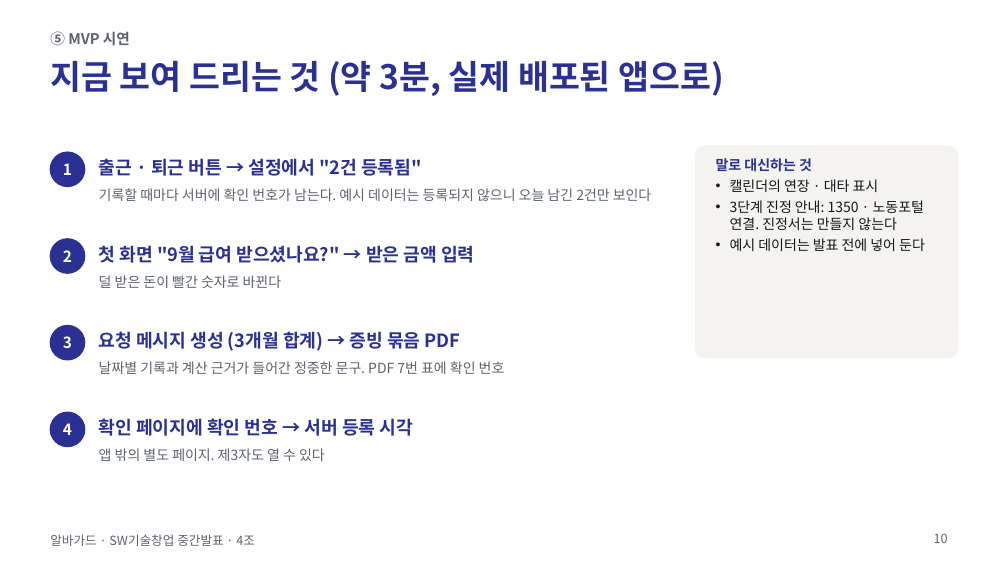
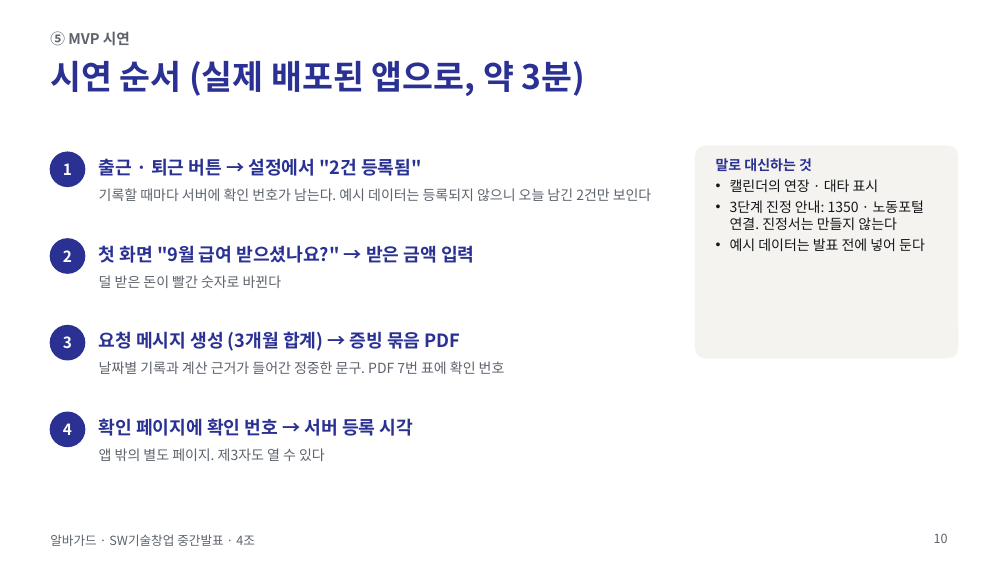
Before and after one commit to jihooni217/albaguard, a slide deck: slide 10 of docs/06_중간발표_PPT.pptx. Drawn at 1008x567 pixels with LibreOffice and Linux fonts; fonts in the diff are those of the drawing. Boxes give left, top, right and bottom in pixels: in the first picture for what was removed or moved away, otherwise in the second. Text is boxed around its words. In the diff, an @@ line names an element or a change of style, - is before the commit and + after.

```diff
--- a/docs/06_중간발표_PPT.pptx
+++ b/docs/06_중간발표_PPT.pptx
@@ title at [50, 60, 585, 96]: text changed @@
-지금 보여 드리는 것 (약 3분, 실제 배포된 앱으로)
+시연 순서 (실제 배포된 앱으로, 약 3분)
```
Also in this commit, not shown: 8 other slides changed.
